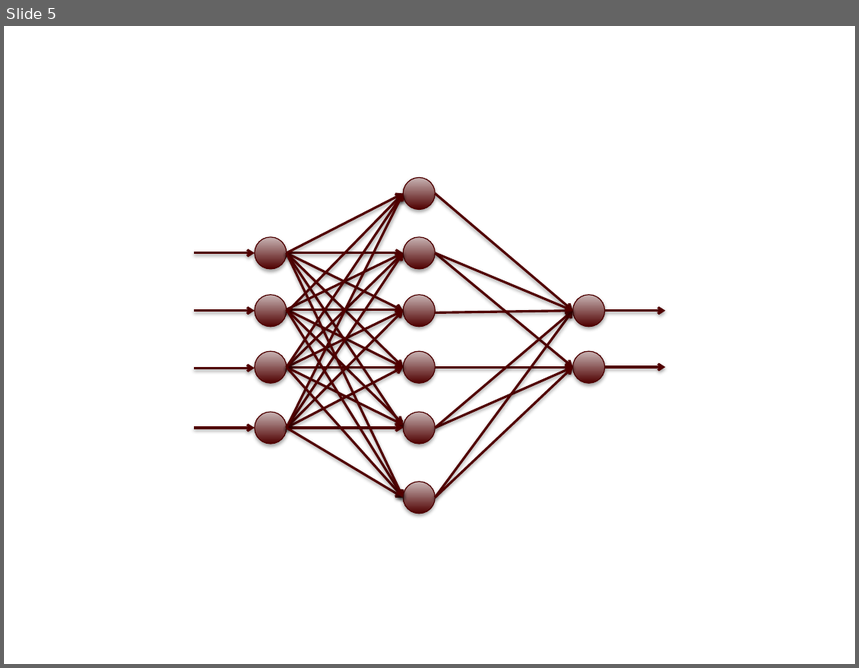
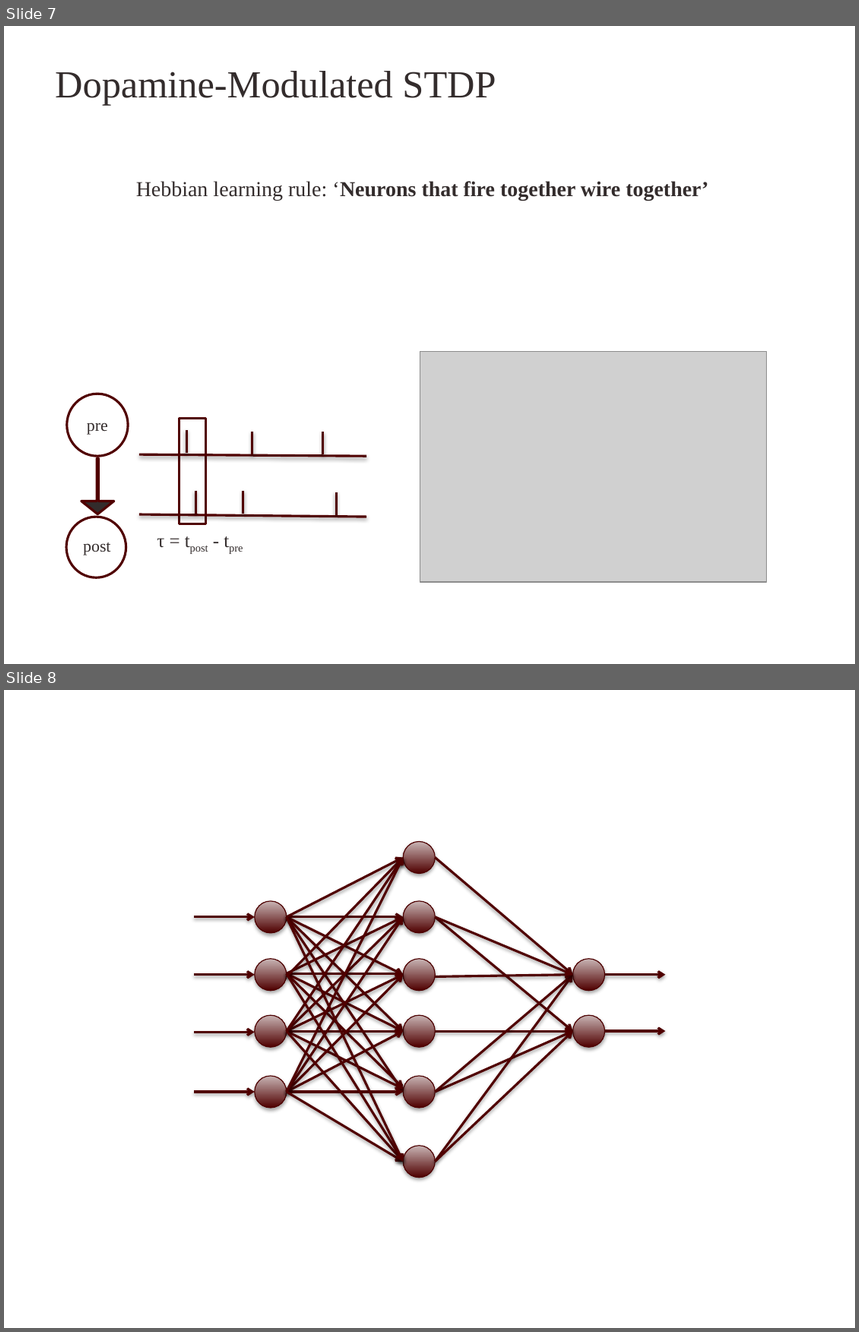
Before and after one commit to kuthulas/reinforce, a slide deck: RL.pptx. Shown one above the other, each under a label of ours: slide 5 before the commit, slides 7 and 8 after it. The pictures are 859x668 and 859x1332 pixels, drawn with LibreOffice and Linux fonts; fonts in the diff are those of the drawing; grey boxes stand for pictures; background and template pictures are left out. Boxes give left, top, right and bottom in pixels: in the first picture for what was removed or moved away, otherwise in the second. Text is boxed around its words. In the diff, an @@ line names an element or a change of style, - is before the commit and + after.

```diff
--- a/RL.pptx
+++ b/RL.pptx
@@ slide 7 added at (4, 26, 855, 664), background picture (left out) @@
@@ title added at (55, 71, 496, 105), 32.4 pt, text #332C2C @@
+Dopamine-Modulated STDP
@@ text added at (136, 181, 709, 200), 18 pt, text #332C2C, bold @@
+Hebbian learning rule: ‘Neurons that fire together wire together’
@@ picture added at (420, 351, 767, 582) @@
@@ ellipse added at (67, 394, 129, 456), fill #FFFFFF, outline #500000 2 pt, 14 pt, text #332C2C @@
+pre
@@ rectangle added at (180, 418, 205, 525), fill #FFFFFF, outline #500000 2 pt @@
@@ line added from (187, 430) to (187, 453), #500000 2 pt @@
@@ line added from (253, 432) to (253, 455), #500000 2 pt @@
@@ line added from (323, 432) to (323, 455), #500000 2 pt @@
@@ right arrow added at (82, 458, 113, 515), fill #332C2C, outline #500000 2 pt @@
@@ line added from (139, 455) to (367, 457), #500000 2 pt @@
@@ line added from (196, 491) to (196, 514), #500000 2 pt @@
@@ line added from (243, 491) to (243, 514), #500000 2 pt @@
@@ line added from (336, 493) to (336, 515), #500000 2 pt @@
@@ ellipse added at (66, 517, 126, 579), fill #FFFFFF, outline #500000 2 pt @@
@@ line added from (139, 515) to (367, 517), #500000 2 pt @@
@@ text added at (83, 543, 110, 556), 14 pt, text #332C2C @@
+post
@@ text added at (157, 538, 164, 548), 16 pt, text #332C2C @@
+τ = tpost - tpre
@@ what was slide 5 is now slide 8 @@
```
Also in this commit, not shown: 7 slides changed, 6 other slides added, 1 other file.
